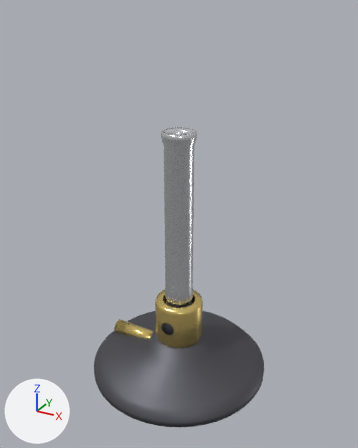
An edit to the glTF model assets/chemistry/bunsen-burner/out/bunsen-burner.glb, drawn before and after from the same camera.
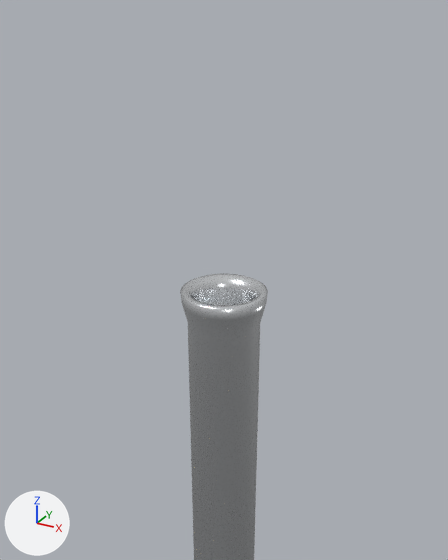
There are two pictures of each version: one whole from a 50 mm lens placed at (0.1035, -0.1882, 0.1753), pointed at (0.0007, -0.0012, 0.0818), one close up from a 50 mm lens placed at (0.0499, -0.0908, 0.1726), pointed at (0.0036, -0.0066, 0.1304). The axes (+X, +Y, +Z) are drawn at lower left. The lights are the same throughout. The older version's two pictures come first. Where no turn or scale is listed for an object, it has been applied to the vertices.

The first close-up shows 'bunsen-burner-stem'.
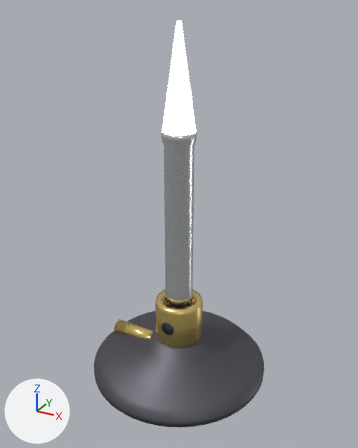
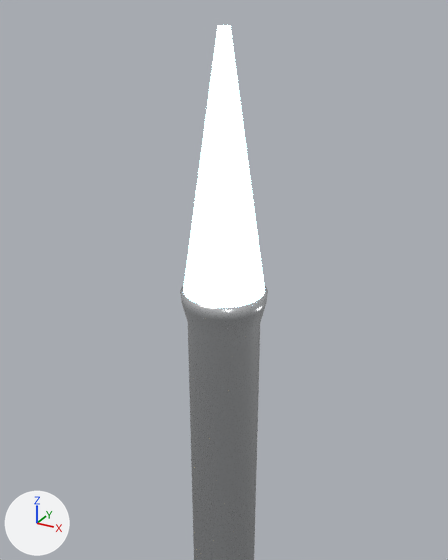
The change, as a list of edits to the scene's bpy script:
```text
Add mat_bunsen_burner_flame_outer:
    mat_bunsen_burner_flame_outer = principled_material('bunsen-burner-flame-outer')
    mat_bunsen_burner_flame_outer.base_color = (0.38, 0.65, 0.98)  # blue #a6d3fd
    mat_bunsen_burner_flame_outer.roughness = 0.2
    mat_bunsen_burner_flame_outer.emission_color = (0.388, 0.663, 1.0)  # blue #a7d5ff
    mat_bunsen_burner_flame_outer.emission_strength = 5.88
Add me_bunsen_burner_flame_outer:
    me_bunsen_burner_flame_outer.from_pydata(...)  # 130 vertices, 256 faces; spans x -0.0075..0.0075, y -0.0075..0.0075, z -0.0225..0.0225
    me_bunsen_burner_flame_outer.materials.append(mat_bunsen_burner_flame_outer)  # blue #a6d3fd, glowing blue #a7d5ff
Add ob_bunsen_burner_flame_outer:
    ob_bunsen_burner_flame_outer = bpy.data.objects.new('bunsen-burner-flame-outer', me_bunsen_burner_flame_outer)
    ob_bunsen_burner_flame_outer.location = (0.0, 0.0, 0.1475)
```

Boxes (x1, y1, x2, y2) around the edits, measured in the close-ups (448 x 560 px):
'bunsen-burner-flame-outer', added: after (183, 25, 265, 308)
